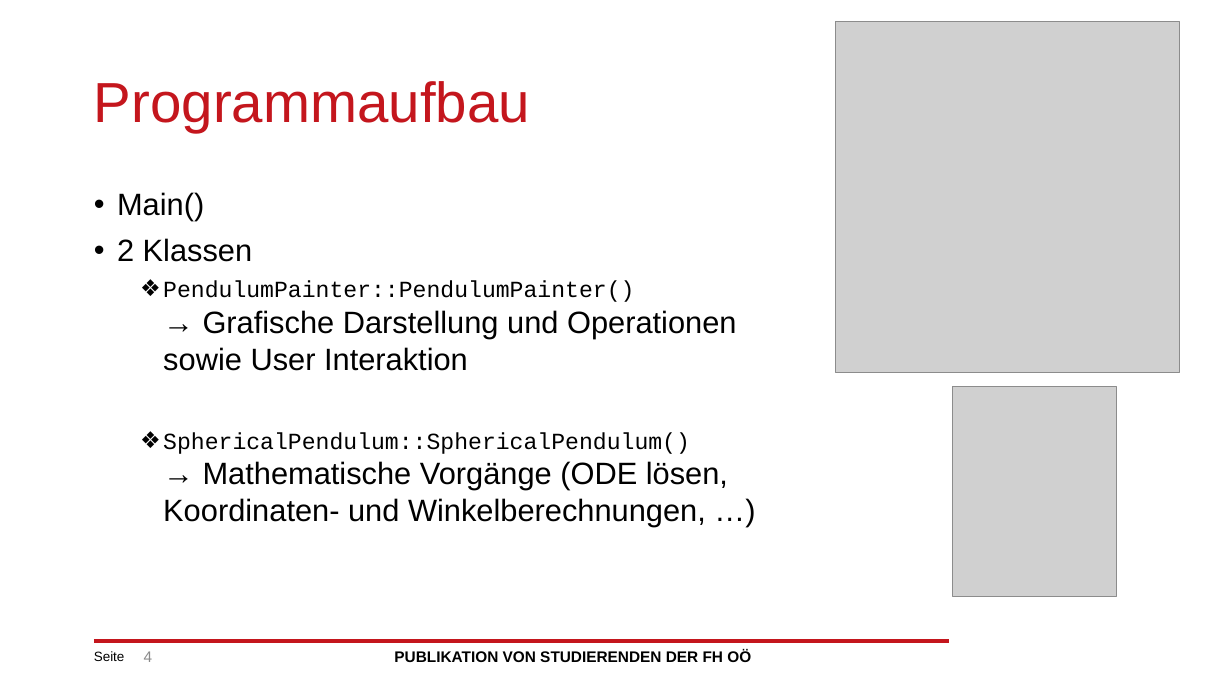
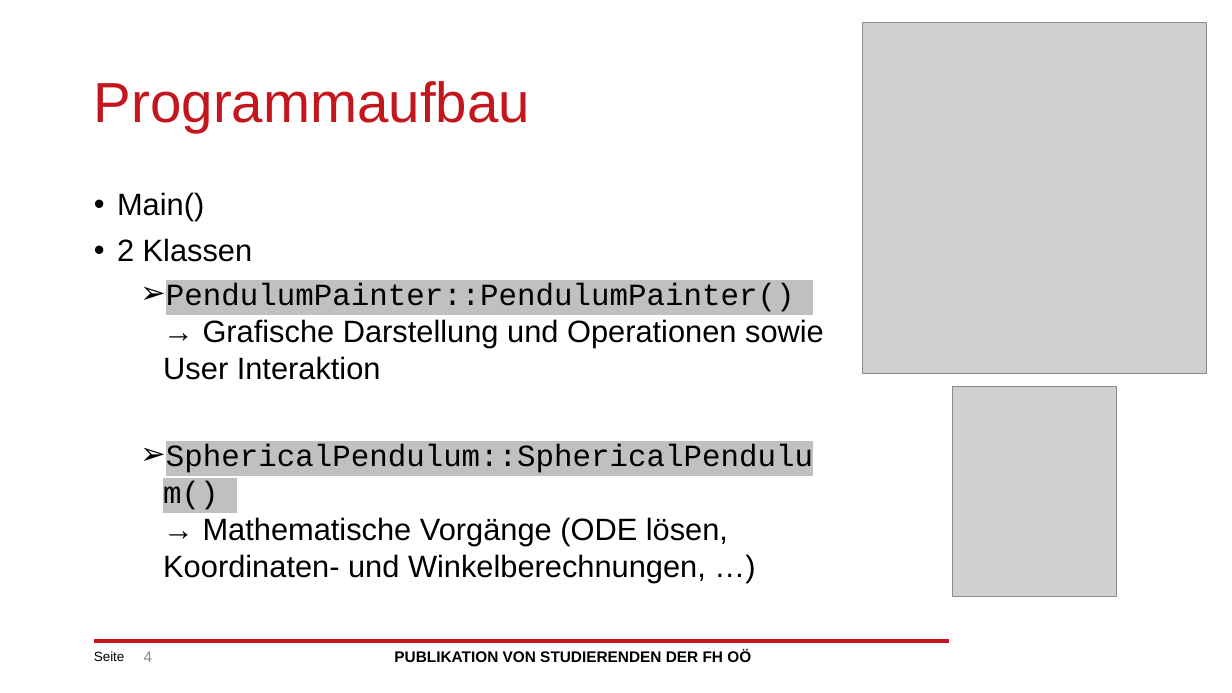
Before and after one commit to rob-nil/PendulumPainter, a slide deck: slide 4 of VIS3UE_Pendulum-Painter_Praesentation.pptx. Drawn at 1232x693 pixels with LibreOffice and Linux fonts; fonts in the diff are those of the drawing; grey boxes stand for pictures; background and template pictures are left out. Boxes give left, top, right and bottom in pixels: in the first picture for what was removed or moved away, otherwise in the second. Text is boxed around its words. In the diff, an @@ line names an element or a change of style, - is before the commit and + after.

```diff
--- a/VIS3UE_Pendulum-Painter_Praesentation.pptx
+++ b/VIS3UE_Pendulum-Painter_Praesentation.pptx
@@ picture: place and size @@
-picture at <box>836,22,1179,373</box>
+picture at <box>862,23,1206,374</box>
@@ text at <box>163,283,824,582</box>: size 18 to 24 pt, highlight none to #C0C0C0 in "PendulumPainter::PendulumPainter()", "SphericalPendulum::SphericalPendulum()"; bullet ❖ to ➢ @@
```
Also in this commit, not shown: 1 other slide changed, 4 other files.
